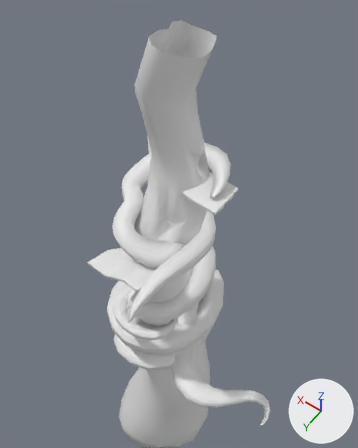
Before and after pictures for a commit that changed the FBX model VideojuegoWeb/Assets/Mundos/MundoLuces/N1/NIVEL1_LUCES_arbol.fbx.
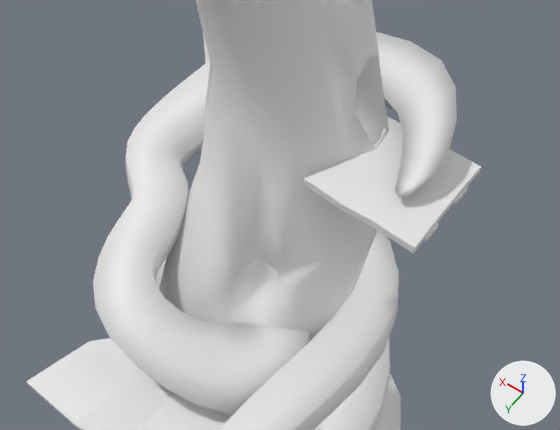
There are two pictures of each version: one from a 50 mm lens placed at (-10.42, 13.09, 32.85), pointed at (-1.18, 0.17, 12.54), one close up from a 50 mm lens placed at (-5.14, 6.15, 23.37), pointed at (-0.51, -0.34, 13.17). The lights are fixed; the arrows at lower right show +X, +Y and +Z. Materials are left out; every surface is plain grey. Where no turn or scale is listed for an object, it has been applied to the vertices.

The scene before the commit, as lines of its bpy script (objects in view):
```python
me_cube_009 = bpy.data.meshes.new('Cube.009')
me_cube_009.from_pydata(...)  # 48 vertices, 42 faces; spans x -2.86..-0.61, y -2.91..-0.7, z 13.4..13.69
me_cube_009.materials.append(mat_plat_003)
me_cylinder_005 = bpy.data.meshes.new('Cylinder.005')
me_cylinder_005.from_pydata(...)  # 782 vertices, 780 faces; spans x -2.79..2.71, y -3.35..5.59, z 7.85..11.93
# faces by material slot: [722, 58]
me_cylinder_005.materials.append(mat_ramaout)
me_cylinder_005.materials.append(mat_ramain)
me_cylinder_015 = bpy.data.meshes.new('Cylinder.015')
me_cylinder_015.from_pydata(...)  # 675 vertices, 684 faces; spans x -4.2..5.4, y -4.3..5.0, z -21.1..21.7
me_cylinder_015.materials.append(mat_arbol)
ob_arbol = bpy.data.objects.new('arbol', me_cylinder_015)
ob_arbol.location = (0.0, 0.0, 0.0)
ob_plat_001 = bpy.data.objects.new('plat.001', me_cube_009)
ob_plat_001.location = (0.0, 0.0, 0.0)
ob_rama_005 = bpy.data.objects.new('rama.005', me_cylinder_005)
ob_rama_005.location = (0.0, 0.0, 0.0)
# also in view: 'rama' at (0.29, -0.23, 0.94); 'rama.002' at (0.5, -0.61, 4.82); 'plat.002' at (0.52, 2.56, 10.16); 'rama.006' at (0.42, -0.77, 12.31)
```
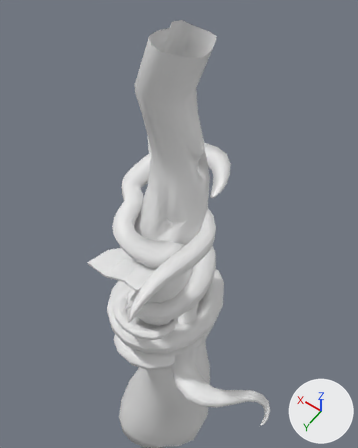
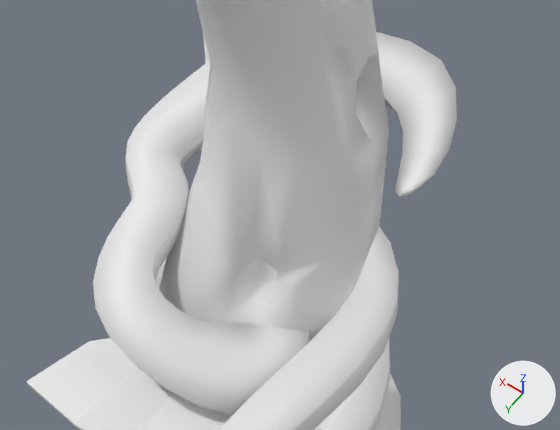
The edits, one by one:
Object 'plat.001' (ob_plat_001) is deleted.

What differs and where, as boxes [x1, y1, x2, y2] in the close-ups (560 x 430 px):
'plat.001', deleted
    before: [304, 116, 481, 254]
